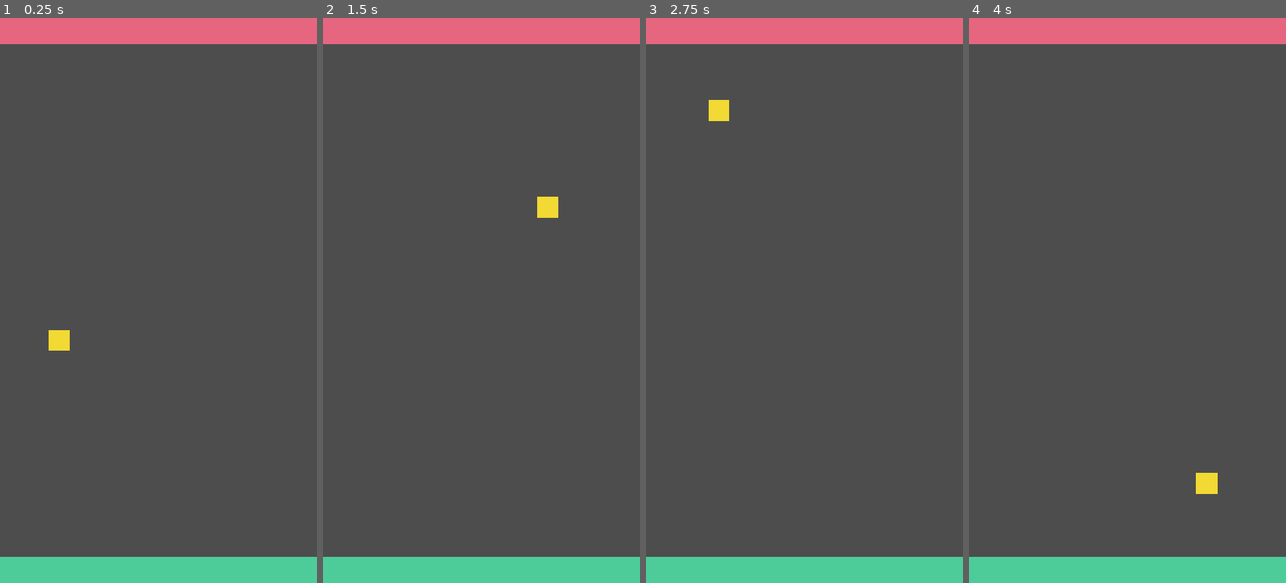
Above: before the commit, frames 1-4 (left to right).
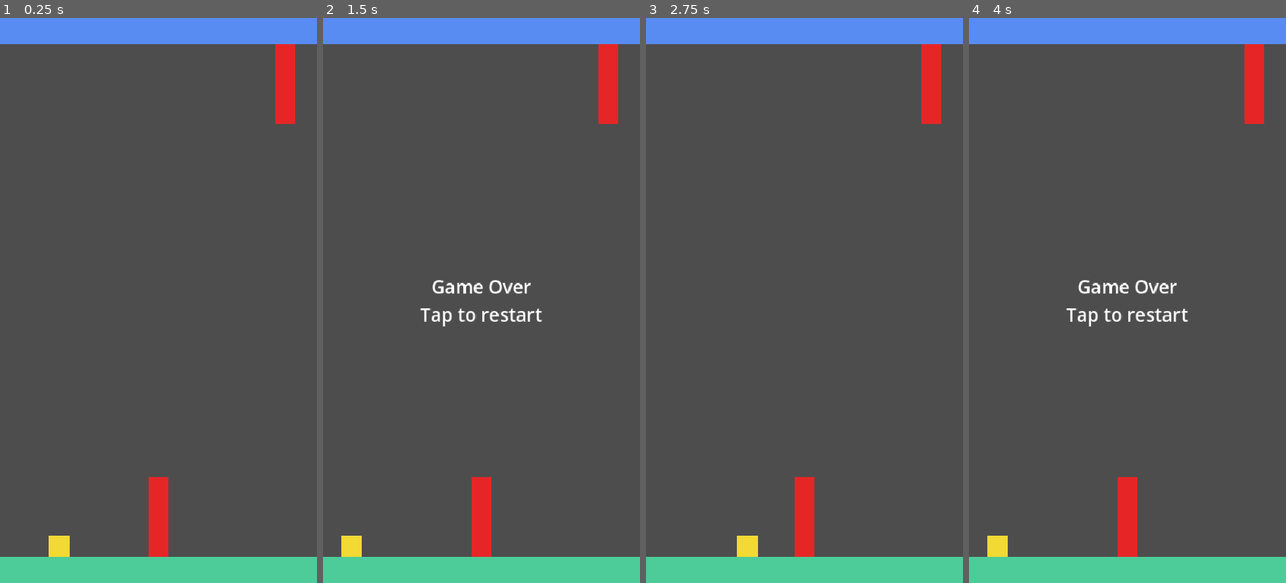
Above: after the commit, the same moments.

Repository: aniketsagar/gravity-flip
Game: Godot game, scene res://scenes/main.tscn
The game is run twice, just before and just after one commit, with the same random seed, the same clock (stepped at 60 frames per second) and the same inputs.
Inputs (mouse positions are in pixels of both pictures, inside the frame that each line leads up to):
- Up to frame 1 (0.25 s): no input
- Up to frame 2 (1.5 s): move the mouse to (551, 272) at 0.52 s; click (551, 272) at 0.67 s; tap Enter at 1.25 s; move the mouse to (418, 328) at 1.27 s; click (418, 328) at 1.42 s
- Up to frame 3 (2.75 s): tap Enter at 2 s; move the mouse to (836, 176) at 2.02 s; click (836, 176) at 2.17 s
- Up to frame 4 (4 s): move the mouse to (1111, 413) at 2.77 s; click (1111, 413) at 2.92 s; tap Enter at 3.5 s; move the mouse to (1222, 385) at 3.52 s; click (1222, 385) at 3.67 s

The runs differ from the first frame. In frame 1, 6.9% of the frame differs, in the area x 0-100%, y 0-96%; in frame 2, 7.6%; in frame 3, 6.9%; in frame 4, 7.6%.

Commit message:
feat: add M3 hazards, game over and restart
Add fixed hazard patterns (ground/ceiling alternating) that change each lap,
hazard collisions ending the run, restart with a short tap lock, and spawn on
the ground. Replace the M2 check with a broader M3 headless test suite.

Co-Authored-By: Claude Sonnet 5.5 <noreply@anthropic.com>

Diff:
--- /dev/null
+++ b/scenes/hazard.tscn
@@ -0,0 +1,14 @@
+[gd_scene format=3]
+
+[ext_resource type="Script" path="res://scripts/hazard.gd" id="1_hazard"]
+
+[node name="Hazard" type="Area2D"]
+collision_layer = 0
+collision_mask = 2
+monitorable = false
+script = ExtResource("1_hazard")
+
+[node name="CollisionShape2D" type="CollisionShape2D" parent="."]
+
+[node name="Visual" type="ColorRect" parent="."]
+color = Color(0.9, 0.15, 0.15, 1)
--- a/scenes/main.tscn
+++ b/scenes/main.tscn
@@ -17,6 +17,7 @@
 
 [node name="Player" type="CharacterBody2D" parent="."]
 position = Vector2(240, 427)
+collision_layer = 2
 script = ExtResource("2_player")
 
 [node name="CollisionShape2D" type="CollisionShape2D" parent="Player"]
@@ -53,7 +54,9 @@
 offset_top = -20.0
 offset_right = 240.0
 offset_bottom = 20.0
-color = Color(0.9, 0.4, 0.5, 1)
+color = Color(0.35, 0.55, 0.95, 1)
+
+[node name="Hazards" type="Node2D" parent="."]
 
 [node name="GameOverLabel" type="Label" parent="."]
 visible = false
--- /dev/null
+++ b/scripts/hazard.gd
@@ -0,0 +1,21 @@
+extends Area2D
+
+var size := Vector2.ZERO
+var ceiling_side := false
+
+
+# Attaches the hazard to the ceiling or ground edge of the visible rect.
+# x_frac is the hazard's centre as a fraction of the rect width.
+func place(rect: Rect2, surface_thickness: float, on_ceiling: bool, x_frac: float, hazard_size: Vector2) -> void:
+	size = hazard_size
+	ceiling_side = on_ceiling
+	var y := rect.end.y - surface_thickness - size.y / 2.0
+	if on_ceiling:
+		y = rect.position.y + surface_thickness + size.y / 2.0
+	position = Vector2(rect.position.x + rect.size.x * x_frac, y)
+	var shape := RectangleShape2D.new()
+	shape.size = size
+	$CollisionShape2D.shape = shape
+	var visual: ColorRect = $Visual
+	visual.size = size
+	visual.position = -size / 2.0
--- a/scripts/main.gd
+++ b/scripts/main.gd
@@ -2,22 +2,56 @@
 
 const SURFACE_THICKNESS := 40.0
 const START_MARGIN := 40.0
+const PLAYER_HALF := 16.0
+# Taps are ignored briefly after a crash (so frantic taps don't skip the game-over
+# screen) and after a restart (so the restart tap can never also flip gravity).
+const GAME_OVER_TAP_DELAY := 0.4
+const RESTART_TAP_DELAY := 0.15
+
+const HazardScene := preload("res://scenes/hazard.tscn")
+
+# One pattern per lap; the next one is shown each time the player wraps.
+# x is the hazard centre as a fraction of the play-area width, w/h are pixels.
+# Hazards alternate ground, ceiling, so the player must keep flipping gravity.
+const PATTERNS := [
+	[
+		{"ceiling": false, "x": 0.50, "w": 30.0, "h": 120.0},
+		{"ceiling": true, "x": 0.90, "w": 30.0, "h": 120.0},
+	],
+	[
+		{"ceiling": false, "x": 0.50, "w": 40.0, "h": 160.0},
+		{"ceiling": true, "x": 0.90, "w": 40.0, "h": 160.0},
+	],
+	[
+		{"ceiling": false, "x": 0.55, "w": 30.0, "h": 180.0},
+		{"ceiling": true, "x": 0.92, "w": 50.0, "h": 160.0},
+	],
+]
+
+var patterns: Array = PATTERNS
+var _pattern_index := 0
+var _tap_lock := 0.0
 
 @onready var _player = $Player
 @onready var _ground: StaticBody2D = $Ground
 @onready var _ceiling: StaticBody2D = $Ceiling
+@onready var _hazards: Node2D = $Hazards
 @onready var _game_over: Label = $GameOverLabel
 
 
 func _ready() -> void:
 	get_viewport().size_changed.connect(_layout)
-	_player.crashed.connect(_on_player_crashed)
+	_player.wrapped.connect(_on_player_wrapped)
 	_layout()
 	_restart()
 
 
+func _physics_process(delta: float) -> void:
+	_tap_lock = maxf(_tap_lock - delta, 0.0)
+
+
 func _unhandled_input(event: InputEvent) -> void:
-	if not _is_tap(event):
+	if not _is_tap(event) or _tap_lock > 0.0:
 		return
 	if _player.running:
 		_player.flip()
@@ -38,21 +72,58 @@
 
 func _restart() -> void:
 	_game_over.visible = false
+	_tap_lock = RESTART_TAP_DELAY
+	_show_pattern(0)
 	var rect := get_viewport().get_visible_rect()
-	_player.start(Vector2(rect.position.x + START_MARGIN, rect.get_center().y))
+	# Start resting on the ground so the first hazard gives a full, fair reaction time.
+	_player.start(Vector2(rect.position.x + START_MARGIN, rect.end.y - SURFACE_THICKNESS - PLAYER_HALF))
 
 
-func _on_player_crashed() -> void:
+func _on_hazard_body_entered(body: Node2D) -> void:
+	# Only the first hit counts; later overlaps while stopped are ignored.
+	if body != _player or not _player.running:
+		return
+	_player.stop()
 	_game_over.visible = true
+	_tap_lock = GAME_OVER_TAP_DELAY
+
+
+func _on_player_wrapped() -> void:
+	_show_pattern(_pattern_index + 1)
+
+
+func _show_pattern(index: int) -> void:
+	_pattern_index = index % patterns.size()
+	var count: int = patterns[_pattern_index].size()
+	while _hazards.get_child_count() > count:
+		var extra := _hazards.get_child(_hazards.get_child_count() - 1)
+		_hazards.remove_child(extra)
+		extra.queue_free()
+	while _hazards.get_child_count() < count:
+		var hazard := HazardScene.instantiate()
+		hazard.body_entered.connect(_on_hazard_body_entered)
+		_hazards.add_child(hazard)
+	_place_hazards()
+
+
+func _place_hazards() -> void:
+	var rect := get_viewport().get_visible_rect()
+	var pattern: Array = patterns[_pattern_index]
+	# _layout can run before the first pattern is shown, when there are no hazards yet.
+	for i in mini(pattern.size(), _hazards.get_child_count()):
+		var spec: Dictionary = pattern[i]
+		_hazards.get_child(i).place(rect, SURFACE_THICKNESS, spec["ceiling"], spec["x"],
+				Vector2(spec["w"], spec["h"]))
 
 
 # With stretch aspect "expand" the visible area can be larger than 480x854,
-# so place the surfaces from the actual visible rect.
+# so place everything from the actual visible rect.
 func _layout() -> void:
 	var rect := get_viewport().get_visible_rect()
 	_player.play_rect = rect
 	_place_surface(_ceiling, rect, rect.position.y + SURFACE_THICKNESS / 2.0)
 	_place_surface(_ground, rect, rect.end.y - SURFACE_THICKNESS / 2.0)
+	_place_hazards()
 	_game_over.position = Vector2(rect.position.x, rect.get_center().y - _game_over.size.y / 2.0)
 	_game_over.size.x = rect.size.x
 
--- a/scripts/player.gd
+++ b/scripts/player.gd
@@ -1,6 +1,6 @@
 extends CharacterBody2D
 
-signal crashed
+signal wrapped
 
 const SPEED := 200.0
 const GRAVITY := 1800.0
@@ -19,6 +19,11 @@
 	running = true
 
 
+func stop() -> void:
+	running = false
+	velocity = Vector2.ZERO
+
+
 func flip() -> void:
 	gravity_dir = -gravity_dir
 
@@ -33,3 +38,4 @@
 	# horizontal movement stays continuous. Vertical position and gravity are kept.
 	if position.x >= play_rect.end.x:
 		position.x -= play_rect.size.x
+		wrapped.emit()
--- a/tests/m2_check.gd
+++ /dev/null
@@ -1,122 +0,0 @@
-extends SceneTree
-
-# Headless check for the M2 loop. Run:
-#   godot --headless --path <project> --script res://tests/m2_check.gd
-# Taps call Main._unhandled_input directly: headless script mode does not dispatch
-# pushed or parsed input events to the scene, so engine dispatch itself is untested.
-# Exits 0 when every check passes, 1 otherwise.
-
-var _failures := 0
-var _main: Node
-
-
-func _check(ok: bool, what: String) -> void:
-	print(("PASS  " if ok else "FAIL  ") + what)
-	if not ok:
-		_failures += 1
-
-
-func _tap_mouse(device: int = 0) -> void:
-	var e := InputEventMouseButton.new()
-	e.button_index = MOUSE_BUTTON_LEFT
-	e.pressed = true
-	e.device = device
-	_main._unhandled_input(e)
-
-
-func _tap_touch() -> void:
-	var e := InputEventScreenTouch.new()
-	e.pressed = true
-	_main._unhandled_input(e)
-
-
-func _frames(n: int) -> void:
-	for i in n:
-		await physics_frame
-
-
-func _initialize() -> void:
-	var main = load("res://scenes/main.tscn").instantiate()
-	_main = main
-	root.add_child(main)
-	await _frames(2)
-	var p = main.get_node("Player")
-	var ground: StaticBody2D = main.get_node("Ground")
-	var ceiling: StaticBody2D = main.get_node("Ceiling")
-	var rect := root.get_visible_rect()
-	var half := 16.0
-	var floor_y: float = ground.position.y - 20.0 - half
-	var ceil_y: float = ceiling.position.y + 20.0 + half
-
-	_check(p.running, "run starts running")
-	_check(p.gravity_dir == 1.0, "gravity starts downward")
-
-	# Fall to the ground without passing through, while moving right at constant speed.
-	var x0: float = p.position.x
-	var min_y := INF
-	await _frames(40)
-	_check(p.position.x > x0, "moves right")
-	await _frames(20)
-	_check(absf(p.position.y - floor_y) < 1.5, "rests on ground (y=%.2f, expected %.2f)" % [p.position.y, floor_y])
-
-	# Tap flips gravity (mouse), then the player rises to the ceiling without passing it.
-	_tap_mouse()
-	_check(p.gravity_dir == -1.0, "mouse click flips gravity up")
-	for i in 120:
-		await physics_frame
-		min_y = minf(min_y, p.position.y)
-	_check(min_y >= ceil_y - 1.0, "never above ceiling (min y=%.2f, limit %.2f)" % [min_y, ceil_y])
-
-	# Touch flips; emulated mouse copy of a touch is ignored.
-	var before: float = p.gravity_dir
-	_tap_mouse(InputEvent.DEVICE_ID_EMULATION)
-	_check(p.gravity_dir == before, "emulated mouse event ignored")
-	_tap_touch()
-	_check(p.gravity_dir == -before, "screen touch flips gravity")
-
-	# Constant horizontal speed: 30 physics ticks advance SPEED * 30 / tick rate.
-	var expected: float = p.SPEED * 30.0 / Engine.physics_ticks_per_second
-	var xa: float = p.position.x
-	await _frames(30)
-	_check(absf(fposmod(p.position.x - xa, rect.size.x) - expected) < 0.5, "constant horizontal speed")
-
-	# Wrap: let the player settle on a surface, then park it just left of the right edge.
-	await _frames(120)
-	var gdir: float = p.gravity_dir
-	var y_before: float = p.position.y
-	p.position.x = rect.end.x - 1.0
-	await physics_frame
-	_check(p.position.x < rect.position.x + p.SPEED / 30.0, "wraps to left edge (x=%.2f)" % p.position.x)
-	_check(absf(p.position.y - y_before) < 1.5, "vertical position kept on wrap (%.2f -> %.2f)" % [y_before, p.position.y])
-	_check(p.gravity_dir == gdir, "gravity direction kept on wrap")
-	var xw: float = p.position.x
-	await _frames(10)
-	_check(p.position.x > xw, "keeps moving right after wrap")
-
-	# Overshoot is carried across the wrap (continuous movement).
-	p.position.x = rect.end.x - 1.0
-	await physics_frame
-	var step: float = p.SPEED / Engine.physics_ticks_per_second
-	_check(absf(p.position.x - (rect.position.x + step - 1.0)) < 0.01, "overshoot carried over wrap (x=%.3f)" % p.position.x)
-
-	# Ground and ceiling are safe: several full laps on each surface, no game over.
-	var laps_ok := true
-	for dir_flip in 2:
-		for i in 900:
-			await physics_frame
-			laps_ok = laps_ok and p.running and p.position.x >= rect.position.x and p.position.x < rect.end.x
-		_tap_mouse()
-	_check(laps_ok, "multiple laps on ground and ceiling never end the run")
-	_check(not main.get_node("GameOverLabel").visible, "game over label never shown")
-
-	# Restart path (kept for later game-over conditions): a tap while stopped restarts.
-	p.running = false
-	main.get_node("GameOverLabel").visible = true
-	_tap_mouse()
-	_check(p.running, "tap restarts a stopped run")
-	_check(p.gravity_dir == 1.0 and absf(p.position.x - (rect.position.x + 40.0)) < 1.0, "restart resets player")
-	_check(not main.get_node("GameOverLabel").visible, "game over label hidden after restart")
-
-	print("physics tick rate=", Engine.physics_ticks_per_second, " visible_rect=", rect)
-	print("RESULT: ", "ALL PASSED" if _failures == 0 else "%d FAILED" % _failures)
-	quit(1 if _failures else 0)
--- /dev/null
+++ b/tests/m3_check.gd
@@ -0,0 +1,326 @@
+extends SceneTree
+
+# Headless checks for the M3 loop (movement, flip, wrap, hazards, game over, restart, input).
+#   godot --headless --path <project> --script res://tests/m3_check.gd
+# Exits 0 when every check passes, 1 otherwise.
+#
+# Taps call Main._unhandled_input directly: headless script mode does not dispatch
+# pushed or parsed input events to the scene, so engine input dispatch is untested.
+# Physics (CharacterBody2D, Area2D overlap) runs for real via physics frames.
+
+const HALF := 16.0
+const EMPTY := [[]]
+
+var _failures := 0
+var _main: Node
+var _p
+var _rect: Rect2
+
+
+func _check(ok: bool, what: String) -> void:
+	print(("PASS  " if ok else "FAIL  ") + what)
+	if not ok:
+		_failures += 1
+
+
+func _tap_mouse(device: int = 0) -> void:
+	var e := InputEventMouseButton.new()
+	e.button_index = MOUSE_BUTTON_LEFT
+	e.pressed = true
+	e.device = device
+	_main._unhandled_input(e)
+
+
+func _tap_touch() -> void:
+	var e := InputEventScreenTouch.new()
+	e.pressed = true
+	_main._unhandled_input(e)
+
+
+func _frames(n: int) -> void:
+	for i in n:
+		await physics_frame
+
+
+func _set_window(size: Vector2i) -> void:
+	root.size = size
+	await process_frame
+	root.size = size
+	await process_frame
+
+
+# Fresh Main, optionally with a replacement pattern list (EMPTY = no hazards).
+func _new_main(patterns = null) -> void:
+	if _main:
+		root.remove_child(_main)
+		_main.queue_free()
+		await process_frame
+	_main = load("res://scenes/main.tscn").instantiate()
+	if patterns != null:
+		_main.patterns = patterns
+	root.add_child(_main)
+	await _frames(2)
+	_p = _main.get_node("Player")
+	_rect = root.get_visible_rect()
+
+
+func _hazards() -> Array:
+	return _main.get_node("Hazards").get_children()
+
+
+func _label_visible() -> bool:
+	return _main.get_node("GameOverLabel").visible
+
+
+func _floor_y() -> float:
+	return _main.get_node("Ground").position.y - 20.0 - HALF
+
+
+func _ceil_y() -> float:
+	return _main.get_node("Ceiling").position.y + 20.0 + HALF
+
+
+# Waits out the tap lock (real physics time, in ticks) so the next tap counts.
+func _wait_unlocked() -> void:
+	await _frames(40)
+
+
+func _test_movement_and_surfaces() -> void:
+	print("-- movement, flip, safe surfaces (no hazards)")
+	await _new_main(EMPTY)
+	_check(_p.running and _p.gravity_dir == 1.0, "run starts running with gravity down")
+	var x0: float = _p.position.x
+	await _frames(40)
+	_check(_p.position.x > x0, "moves right")
+	await _frames(60)
+	_check(absf(_p.position.y - _floor_y()) < 1.5, "rests on ground (y=%.2f, expected %.2f)" % [_p.position.y, _floor_y()])
+	_check(_p.running and not _label_visible(), "ground contact is safe")
+	var xa: float = _p.position.x
+	await _frames(30)
+	var expected: float = _p.SPEED * 30.0 / Engine.physics_ticks_per_second
+	_check(absf(fposmod(_p.position.x - xa, _rect.size.x) - expected) < 0.5, "constant horizontal speed")
+
+	_tap_mouse()
+	_check(_p.gravity_dir == -1.0, "mouse click flips gravity up")
+	var min_y := INF
+	for i in 120:
+		await physics_frame
+		min_y = minf(min_y, _p.position.y)
+	_check(min_y >= _ceil_y() - 1.0, "never above ceiling (min y=%.2f, limit %.2f)" % [min_y, _ceil_y()])
+	_check(absf(_p.position.y - _ceil_y()) < 1.5, "rests on ceiling")
+	_check(_p.running and not _label_visible(), "ceiling contact is safe")
+
+	var laps_ok := true
+	for i in 2:
+		for j in 900:
+			await physics_frame
+			laps_ok = laps_ok and _p.running and _p.position.x >= _rect.position.x and _p.position.x < _rect.end.x
+		_tap_mouse()
+	_check(laps_ok and not _label_visible(), "multiple laps on ceiling and ground never end the run")
+
+
+func _test_wrap() -> void:
+	print("-- horizontal wrap")
+	await _new_main(EMPTY)
+	await _frames(120)
+	var gdir: float = _p.gravity_dir
+	var y_before: float = _p.position.y
+	_p.position.x = _rect.end.x - 1.0
+	await physics_frame
+	_check(_p.position.x < _rect.position.x + _p.SPEED / 30.0, "wraps to left edge (x=%.2f)" % _p.position.x)
+	_check(absf(_p.position.y - y_before) < 1.5, "vertical position kept on wrap")
+	_check(_p.gravity_dir == gdir, "gravity direction kept on wrap")
+	var step: float = _p.SPEED / Engine.physics_ticks_per_second
+	_check(absf(_p.position.x - (_rect.position.x + step - 1.0)) < 0.01, "overshoot carried over wrap (x=%.3f)" % _p.position.x)
+	var xw: float = _p.position.x
+	await _frames(10)
+	_check(_p.position.x > xw, "keeps moving right after wrap")
+
+	await _new_main()
+	_check(_main._pattern_index == 0 and _hazards().size() == 2, "real patterns: starts on pattern 0 with 2 hazards")
+	_p.position.x = _rect.end.x - 1.0
+	_p.position.y = _ceil_y() + 200.0
+	await physics_frame
+	_check(_main._pattern_index == 1, "wrap advances to pattern 1")
+	await process_frame
+	_check(_hazards().size() == 2 and absf(_hazards()[0].position.x - (_rect.position.x + _rect.size.x * _main.PATTERNS[1][0]["x"])) < 0.01,
+			"hazards re-placed for pattern 1")
+
+
+func _test_layout() -> void:
+	print("-- hazard layout")
+	await _new_main()
+	var hs := _hazards()
+	_check(hs.size() == 2 and not hs[0].ceiling_side and hs[1].ceiling_side, "pattern 0 alternates ground then ceiling")
+	var ground_top: float = _main.get_node("Ground").position.y - 20.0
+	var ceiling_bottom: float = _main.get_node("Ceiling").position.y + 20.0
+	_check(absf(hs[0].position.y + hs[0].size.y / 2.0 - ground_top) < 0.01, "ground hazard sits on the ground")
+	_check(absf(hs[1].position.y - hs[1].size.y / 2.0 - ceiling_bottom) < 0.01, "ceiling hazard hangs from the ceiling")
+	var far_from_spawn := true
+	for pat in _main.PATTERNS:
+		var prev_ceiling = null
+		for spec in pat:
+			far_from_spawn = far_from_spawn and spec["x"] >= 0.5
+			if prev_ceiling != null:
+				far_from_spawn = far_from_spawn and spec["ceiling"] != prev_ceiling
+			prev_ceiling = spec["ceiling"]
+	_check(far_from_spawn, "all patterns alternate sides and start well after the spawn point")
+	var distinct := true
+	var hz_color: Color = hs[0].get_node("Visual").color
+	for surf in ["Ground", "Ceiling"]:
+		var c: Color = _main.get_node(surf + "/Visual").color
+		distinct = distinct and (absf(c.r - hz_color.r) + absf(c.g - hz_color.g) + absf(c.b - hz_color.b)) > 0.8
+	var pc: Color = _p.get_node("Visual").color
+	distinct = distinct and (absf(pc.r - hz_color.r) + absf(pc.g - hz_color.g) + absf(pc.b - hz_color.b)) > 0.8
+	_check(distinct, "hazard colour differs clearly from ground, ceiling and player")
+
+
+func _test_collisions() -> void:
+	print("-- hazard collisions and game over")
+	for ceiling_hazard in [false, true]:
+		await _new_main()
+		var h = _hazards()[1 if ceiling_hazard else 0]
+		_p.position = h.position
+		await _frames(3)
+		_check(not _p.running and _label_visible(), "%s hazard hit stops the run and shows game over" % ("ceiling" if ceiling_hazard else "ground"))
+		_check(_p.velocity == Vector2.ZERO, "player stopped")
+		var lock_before: float = _main._tap_lock
+		var pos_before: Vector2 = _p.position
+		_main._on_hazard_body_entered(_p)
+		await _frames(5)
+		_check(_main._tap_lock <= lock_before and _p.position == pos_before and not _p.running, "repeated hit does not re-trigger or move the player")
+
+	# Hit by actually driving into the hazard: with no input the run ends at the first ground hazard.
+	await _new_main()
+	for i in 600:
+		if not _p.running:
+			break
+		await physics_frame
+	_check(not _p.running and _main._pattern_index == 0, "no input: run ends at a hazard in lap 1")
+	var h0 = _hazards()[0]
+	_check(absf(_p.position.x - (h0.position.x - h0.size.x / 2.0 - HALF)) < 8.0, "...driving into the first ground hazard (x=%.1f)" % _p.position.x)
+
+	# Sitting on the ceiling is also deadly: ceiling hazard ends that run.
+	await _new_main()
+	await _wait_unlocked()
+	_tap_touch()
+	for i in 600:
+		if not _p.running:
+			break
+		await physics_frame
+	var h1 = _hazards()[1]
+	_check(not _p.running and _p.gravity_dir == -1.0 and _p.position.x > h1.position.x - h1.size.x - HALF,
+			"staying on the ceiling ends the run at the ceiling hazard")
+
+	# Safe surfaces next to hazards do not trigger game over.
+	await _new_main()
+	var g = _hazards()[0]
+	_p.position = Vector2(g.position.x - g.size.x / 2.0 - HALF - 50.0, _floor_y())
+	await _frames(5)
+	_check(_p.running and not _label_visible(), "resting on ground just before a ground hazard is safe")
+	await _new_main()
+	var c = _hazards()[1]
+	_p.flip()
+	_p.position = Vector2(c.position.x - c.size.x / 2.0 - HALF - 50.0, _ceil_y())
+	await _frames(5)
+	_check(_p.running and not _label_visible(), "resting on ceiling just before a ceiling hazard is safe")
+	await _new_main()
+	g = _hazards()[0]
+	_p.position = Vector2(g.position.x, _ceil_y() + 5.0)
+	_p.flip()
+	await _frames(3)
+	_check(_p.running and not _label_visible(), "passing over a ground hazard near the ceiling is safe")
+
+
+func _test_restart_and_input() -> void:
+	print("-- restart and input")
+	await _new_main()
+	# advance to a later pattern, crash, then restart
+	_p.position.x = _rect.end.x - 1.0
+	_p.position.y = _ceil_y() + 200.0
+	await _frames(3)
+	var h = _hazards()[0]
+	_p.position = h.position
+	await _frames(3)
+	_check(not _p.running and _main._pattern_index == 1, "crashed in pattern 1")
+
+	_tap_mouse()
+	_check(not _p.running and _label_visible(), "tap right after game over is ignored (anti-skip delay)")
+	await _wait_unlocked()
+	_tap_mouse()
+	_check(_p.running and not _label_visible(), "tap after the delay restarts the run")
+	_check(_p.gravity_dir == 1.0, "restart tap did not flip gravity")
+	_check(_p.velocity == Vector2.ZERO, "player velocity reset")
+	_check(absf(_p.position.x - (_rect.position.x + 40.0)) < 0.01 and absf(_p.position.y - _floor_y()) < 0.01, "player position reset (on the ground)")
+	_check(_main._pattern_index == 0, "pattern reset to 0")
+	var first = _hazards()[0]
+	_check(absf(first.position.x - (_rect.position.x + _rect.size.x * _main.PATTERNS[0][0]["x"])) < 0.01 and _hazards().size() == 2, "hazards back at pattern 0 positions")
+
+	# Input immediately after restart must not flip; later taps flip exactly once.
+	_tap_mouse()
+	_tap_touch()
+	_check(_p.gravity_dir == 1.0, "taps in the post-restart delay do not flip")
+	await _wait_unlocked()
+	_tap_mouse()
+	_check(_p.gravity_dir == -1.0, "tap after the delay flips once")
+	_tap_mouse(InputEvent.DEVICE_ID_EMULATION)
+	_check(_p.gravity_dir == -1.0, "emulated mouse copy of a touch is ignored")
+	var e := InputEventScreenTouch.new()
+	e.pressed = false
+	_main._unhandled_input(e)
+	var m := InputEventMouseButton.new()
+	m.button_index = MOUSE_BUTTON_RIGHT
+	m.pressed = true
+	_main._unhandled_input(m)
+	_check(_p.gravity_dir == -1.0, "touch release and right click do not flip")
+	_tap_touch()
+	_check(_p.gravity_dir == 1.0, "screen touch flips once")
+
+	# After the run restarts, the second crash path works the same (state not corrupted).
+	_p.position = _hazards()[0].position
+	await _frames(3)
+	_check(not _p.running and _label_visible(), "second crash after restart triggers game over again")
+
+
+# Simple bot: flip when the next hazard ahead is within a lead distance (px) and on our side.
+# Flipping away from a ceiling hazard starts earlier because the player carries upward speed.
+func _bot_tap(ground_lead: float, ceiling_lead: float) -> void:
+	var next = null
+	var best := INF
+	for h in _hazards():
+		var gap: float = h.position.x - h.size.x / 2.0 - (_p.position.x + HALF)
+		if gap >= 0.0 and gap < best:
+			best = gap
+			next = h
+	var lead := ceiling_lead if next != null and next.ceiling_side else ground_lead
+	if next != null and best <= lead and next.ceiling_side == (_p.gravity_dir < 0.0):
+		_tap_touch()
+
+
+func _test_bot(size: Vector2i) -> void:
+	await _set_window(size)
+	await _new_main()
+	var laps := [0]
+	_p.wrapped.connect(func(): laps[0] += 1)
+	var frames := 0
+	while _p.running and laps[0] < 6 and frames < 4000:
+		_bot_tap(100.0, 200.0)
+		await physics_frame
+		frames += 1
+	_check(_p.running and laps[0] >= 6 and not _label_visible(),
+			"bot dodges all patterns for 6 laps at %s (visible %s, %d ticks, running=%s, laps=%d, pattern=%d, pos=%s)" % [size, _rect.size, frames, _p.running, laps[0], _main._pattern_index, _p.position])
+
+
+func _initialize() -> void:
+	await _test_movement_and_surfaces()
+	await _test_wrap()
+	await _test_layout()
+	await _test_collisions()
+	await _test_restart_and_input()
+	print("-- solvability: patterns survivable with flips")
+	await _test_bot(Vector2i(540, 960))
+	await _test_bot(Vector2i(540, 1200))
+	await _test_bot(Vector2i(1200, 800))
+	print("physics tick rate=", Engine.physics_ticks_per_second)
+	print("RESULT: ", "ALL PASSED" if _failures == 0 else "%d FAILED" % _failures)
+	quit(1 if _failures else 0)
Not shown, added: scripts/hazard.gd.uid
Not shown, removed: tests/m2_check.gd.uid
Not shown, added: tests/m3_check.gd.uid
